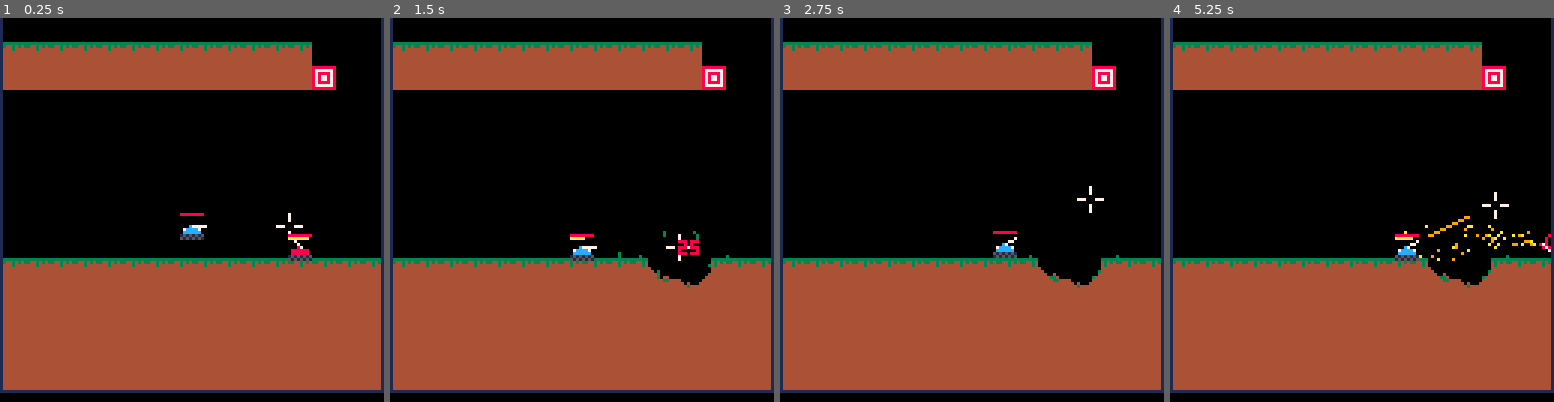
Above: before the commit, frames 1-4 (left to right).
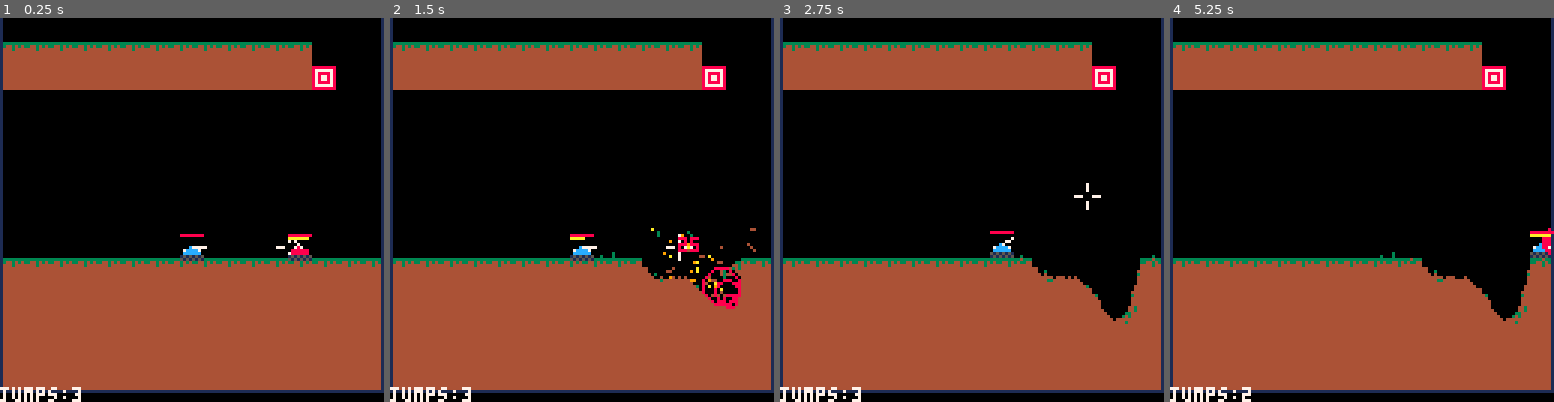
Above: after the commit, the same moments.

Repository: MarrMann/tanks.p8
Game: PICO-8 cartridge tanks.p8
The game is run twice, just before and just after one commit, with the same random seed, the same clock (stepped at 60 frames per second) and the same inputs.
Inputs:
- Up to frame 1 (0.25 s): no input
- Up to frame 2 (1.5 s): tap X (X key) at 0.33, 1.07 s; tap O (Z key) at 0.7 s
- Up to frame 3 (2.75 s): hold Right 1.6-2.1 s; hold P2 Left 1.6-2.1 s; tap O (Z key) at 1.7, 2.1, 2.5 s; tap X (X key) at 1.85 s; hold Up 2.15-2.42 s; hold P2 Down 2.15-2.42 s; hold Right from 2.47 s (still down); hold P2 Left from 2.47 s (still down)
- Up to frame 4 (5.25 s): tap O (Z key) every 0.4 s from 2.9 to 4.9 s; tap X (X key) at 2.97, 4.08, 5.2 s; release Right at 3.03 s; release P2 Left at 3.03 s; hold Left 3.08-3.58 s; hold P2 Right 3.08-3.58 s; hold Down 3.63-3.97 s; hold P2 Up 3.63-3.97 s; hold Right 4.02-4.68 s; hold P2 Left 4.02-4.68 s; hold Up 4.73-5.03 s; hold P2 Down 4.73-5.03 s; hold Left from 5.08 s (still down); hold P2 Right from 5.08 s (still down)

The runs differ from the first frame. In frame 1, 0.9% of the frame differs, in the area x 0-79%, y 50-100%; in frame 2, 2.0%; in frame 3, 2.4%; in frame 4, 3.1%, in the area x 0-100%, y 45-100%.

Commit message:
implemented jumping

Diff:
--- a/tanks.p8
+++ b/tanks.p8
@@ -11,24 +11,25 @@
 	p={
 		id = get_entity_id(),
 		x = 64,
-		y = 64,
+		y = get_ground(64,64),
 		xvel=0, -- used when knocked
 		yvel=0,
 		move = false,
 		spr = 0,
 		t_angle = 0,
 		pow = 0.5,
-		is_grounded = false,
+		is_grounded = true,
 		health=100,
 		max_health=100,
 		health_regen=10,
 		is_knocked=false,
 		cd=60,
 		cur_cd=0,
+		jumps = 3,
 		shot = {
 			name = shot_types.basic.name,
 			modifiers = {
-				count = { stacks = 2 }
+				count = { stacks = 9 }
 			},
 			child = nil
 		}
@@ -101,7 +102,7 @@
 	local fl_y = flr(p.y)
 	p.move = false
 
-	// movement
+	-- movement
 	if not p.is_knocked then
 		if btn(⬅️) and (room_state.bounds==false or p.x > 1) then
 			local target_x = p.x-1
@@ -120,6 +121,19 @@
 				p.x += cos(angle) * 0.5
 				p.y -= sin(angle) * 0.5
 			end
+		end
+	end
+
+	-- jumping
+	if btnp(➡️,1) then
+			if (p.jumps > 0 and p.is_grounded) then
+			local vel = 4
+			p.xvel = vel * cos(p.t_angle)
+			p.yvel = vel	* sin(p.t_angle)
+			p.is_grounded = false
+			add(knocked_entities,p)
+			p.jumps	-= 1
+			sfx(1)
 		end
 	end
 
@@ -347,14 +361,14 @@
 	local row_addr = 0x8000 + (y << 6) --64 bytes per row, 128 pixels
 
 	--start byte
-	if (x0 & 1) == 1 then -- right side is
-		local addr = row_addr + (x0 >> 1)
+	if (x0 & 1) == 1 then -- x0 is odd, clear right side and increment
+		local addr = row_addr + (x0 >> 1) -- >> 1 is the same as / 2
 		poke(addr, @addr & 0x0f)
 		x0 += 1
 	end
 
 	--end byte
-	if (x1 & 1 == 0) then
+	if (x1 & 1 == 0) then -- x1 is even, clear left side and decrement
 		local addr = row_addr + (x1 >> 1)
 		poke(addr, @addr	& 0xf0)
 		x1 -= 1
@@ -1303,7 +1317,9 @@
 	del_table_contents(parts)
 	del_table_contents(exps)
 
-	// room wrapping
+	p.jumps = 3
+
+	-- room wrapping
 	if x < 0 then
 		x = 15
 	elseif x > 15 then
@@ -1355,7 +1371,7 @@
 	end
 
 	init_world()
-	check_room_state() //could load room with no enemies
+	check_room_state() --could load room with no enemies
 	fix_player_spawn()
 end
 
@@ -1520,13 +1536,7 @@
 ----get pixels for removal back
 ----2. batch remove all pixels
 
---jump:
----hold d and x to jump in the
----direction we're aiming
----limit jumps to 1-3 per room
----upgrades can affect jumps
-
--- currently working on: batch removal of dirt
+-- currently working on: tank x explosion collision
 --terrain still seems to flip if
 ---multiple shots hit the same area
 --how do we ensure the correct
@@ -1573,6 +1583,7 @@
 	end
 	draw_bar(p.cur_cd,p.cd,p.x,p.y-6,10)
 	draw_bar(p.health,p.max_health,p.x,p.y-7,8)
+	print("jumps:"..tostr(p.jumps), 0, 123, 7)
 end
 
 function draw_bar(cur_t,max_t,x,y,col)
